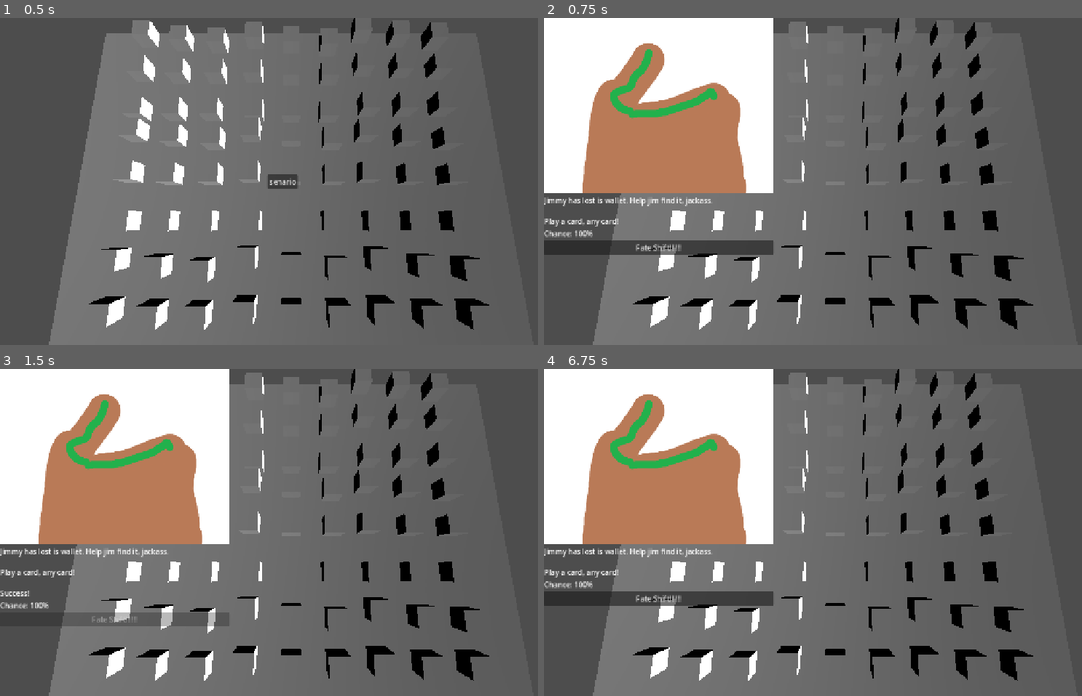
Above: before the commit, frames 1-4 (two rows, left to right).
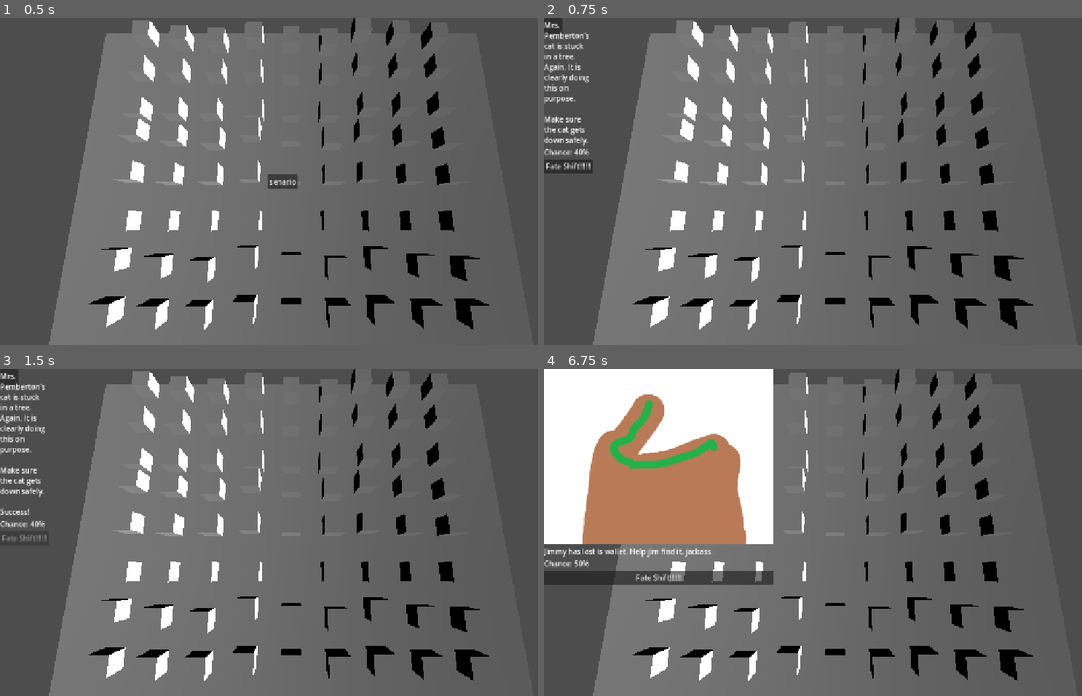
Above: after the commit, the same moments.

Repository: Cthulhu5227/GameOffShift
Game: Godot game, scene res://world.tscn
Two runs of this game, one before a commit and one after it. Both use one fixed random seed, a clock stepped at 60 frames per second and the inputs below.
Inputs:
- Up to frame 1 (0.5 s): no input
- Up to frame 2 (0.75 s): click "senario" at 0.5 s
- Up to frame 3 (1.5 s): click "Fate Shift!!!!!!" at 1.25 s
- Up to frame 4 (6.75 s): tap Enter at 2, 3.5, 5 s; tap Space at 2.75, 4.25, 5.75 s; click "senario" at 6.5 s

Frame 1 is identical in both runs. In frame 2, 25% of the frame differs, in the area x 0-43%, y 0-73%; in frame 3, 24%; in frame 4, 3.8%.

Commit message:
basic additonal scenarios

Diff:
--- /dev/null
+++ b/shift/data/scenarios/burnt_toast.tres
@@ -0,0 +1,29 @@
+[gd_resource type="Resource" script_class="ScenarioData" format=3 uid="uid://cq5frgb1wkm5e"]
+
+[ext_resource type="Script" uid="uid://b153hi2cfv6ba" path="res://senario_handlers/senario_data.gd" id="1_vf6nq"]
+
+[resource]
+script = ExtResource("1_vf6nq")
+scenario_text = "The smoke alarm is going off because Gary made toast. Gary has made toast every day for 40 years. Gary still cannot make toast.
+
+Gary needs help making toast. "
+the_fool = -0.55
+the_magician = 0.10000000000000009
+the_high_priestess = 0.10000000000000009
+the_empress = 0.3999999999999999
+the_emperor = 0.3999999999999999
+the_hierophant = -0.19999999999999996
+the_lovers = -0.020000000000000018
+the_chariot = -0.19999999999999996
+strength = -0.393
+the_hermit = -0.41600000000000004
+the_hanged_man = 0.236
+death = -0.483
+temperance = 0.6400000000000001
+the_devil = -0.393
+the_tower = 0.31499999999999995
+the_star = -0.348
+the_moon = 0.29200000000000004
+the_sun = -0.33699999999999997
+judgement = -0.281
+metadata/_custom_type_script = "uid://b153hi2cfv6ba"
--- /dev/null
+++ b/shift/data/scenarios/first_date.tres
@@ -0,0 +1,31 @@
+[gd_resource type="Resource" script_class="ScenarioData" format=3 uid="uid://rhv1pgorfbai"]
+
+[ext_resource type="Script" uid="uid://b153hi2cfv6ba" path="res://senario_handlers/senario_data.gd" id="1_vf6nq"]
+
+[resource]
+script = ExtResource("1_vf6nq")
+scenario_text = "Kevin is on a first date and has run out of things to say. He just told her about his favourite kind of gravel.
+
+Make Kevin succed on his date tn. "
+base_chance = 0.3
+the_fool = -0.798
+the_magician = -0.696
+the_high_priestess = 0.32600000000000007
+the_empress = 0.5510000000000002
+the_emperor = 0.4159999999999999
+the_hierophant = -0.46099999999999997
+the_lovers = 0.663
+strength = -0.19099999999999995
+the_hermit = -0.91
+justice = -0.506
+the_hanged_man = -0.371
+death = -0.5509999999999999
+temperance = 0.393
+the_devil = 0.393
+the_tower = -0.281
+the_star = 0.4610000000000001
+the_moon = 0.393
+the_sun = 0.43799999999999994
+judgement = -0.32599999999999996
+the_world = 0.32600000000000007
+metadata/_custom_type_script = "uid://b153hi2cfv6ba"
--- /dev/null
+++ b/shift/data/scenarios/goose_attack.tres
@@ -0,0 +1,33 @@
+[gd_resource type="Resource" script_class="ScenarioData" format=3 uid="uid://c2c5jjsu7m0x3"]
+
+[ext_resource type="Script" uid="uid://b153hi2cfv6ba" path="res://senario_handlers/senario_data.gd" id="1_vf6nq"]
+
+[resource]
+script = ExtResource("1_vf6nq")
+scenario_text = "A goose has taken over the park. It has no demands. It only wants violence.
+
+Curse the goose!"
+base_chance = 0.15
+the_fool = 0.4159999999999999
+the_magician = 0.43799999999999994
+the_high_priestess = -0.281
+the_empress = -0.30300000000000005
+the_emperor = -0.43799999999999994
+the_hierophant = -0.348
+the_lovers = -0.978
+the_chariot = 0.16900000000000004
+strength = -0.483
+the_hermit = 0.573
+wheel_of_fortune = -0.348
+justice = 0.5
+the_hanged_man = 0.6179999999999999
+death = 0.9630000000000001
+temperance = -0.753
+the_devil = 0.30000000000000004
+the_tower = 1.0
+the_star = 0.4610000000000001
+the_moon = 0.528
+the_sun = 0.528
+judgement = -0.596
+the_world = -0.528
+metadata/_custom_type_script = "uid://b153hi2cfv6ba"
--- /dev/null
+++ b/shift/data/scenarios/group_project.tres
@@ -0,0 +1,33 @@
+[gd_resource type="Resource" script_class="ScenarioData" format=3 uid="uid://cht8fng0oxh30"]
+
+[ext_resource type="Script" uid="uid://b153hi2cfv6ba" path="res://senario_handlers/senario_data.gd" id="1_vf6nq"]
+
+[resource]
+script = ExtResource("1_vf6nq")
+scenario_text = "The group project is due in an hour. Brad has contributed one slide. It says \"Introduction.\" That's it.
+
+Keep him in bed so everyone fails!"
+base_chance = 0.25
+the_fool = 0.32600000000000007
+the_magician = -0.685
+the_high_priestess = -0.596
+the_empress = -0.865
+the_emperor = -0.607
+the_hierophant = -0.483
+the_lovers = 0.371
+the_chariot = -0.573
+strength = -0.528
+the_hermit = 0.8540000000000001
+wheel_of_fortune = 0.573
+justice = -0.43799999999999994
+the_hanged_man = 1.0
+death = 0.5510000000000002
+temperance = -0.735
+the_devil = 0.506
+the_tower = -0.865
+the_star = -0.663
+the_moon = 0.6179999999999999
+the_sun = -0.685
+judgement = -0.46099999999999997
+the_world = 0.73
+metadata/_custom_type_script = "uid://b153hi2cfv6ba"
--- a/shift/data/scenarios/lost_wallet.tres
+++ b/shift/data/scenarios/lost_wallet.tres
@@ -5,8 +5,27 @@
 [resource]
 script = ExtResource("1_vf6nq")
 scenario_img = "uid://bqy0t3qitxsjj"
-scenario_text = "Jimmy has lost is wallet. Help jim find it, jackass.
-
-Play a card, any card!"
-base_chance = 1.0
+scenario_text = "Jimmy has lost is wallet. Help jim find it, jackass. "
+the_fool = -0.696
+the_magician = 0.716
+the_high_priestess = 0.48
+the_empress = 0.34299999999999997
+the_emperor = 0.17500000000000004
+the_hierophant = 0.30400000000000005
+the_lovers = -0.618
+the_chariot = -0.6759999999999999
+strength = -0.029000000000000026
+the_hermit = 0.40200000000000014
+wheel_of_fortune = 0.98
+justice = 0.5390000000000001
+the_hanged_man = -0.265
+death = -0.030000000000000027
+temperance = 0.5390000000000001
+the_devil = -0.265
+the_tower = 0.4610000000000001
+the_star = 0.34299999999999997
+the_moon = 0.40200000000000014
+the_sun = 0.48
+judgement = 0.30400000000000005
+the_world = 0.2450000000000001
 metadata/_custom_type_script = "uid://b153hi2cfv6ba"
--- /dev/null
+++ b/shift/data/scenarios/stuck_cat.tres
@@ -0,0 +1,33 @@
+[gd_resource type="Resource" script_class="ScenarioData" format=3 uid="uid://jv811w6gf07h"]
+
+[ext_resource type="Script" uid="uid://b153hi2cfv6ba" path="res://senario_handlers/senario_data.gd" id="1_vf6nq"]
+
+[resource]
+script = ExtResource("1_vf6nq")
+scenario_text = "Mrs. Pemberton's cat is stuck in a tree. Again. It is clearly doing this on purpose.
+
+Make sure the cat gets down safely. "
+base_chance = 0.4
+the_fool = -0.528
+the_magician = 0.843
+the_high_priestess = -0.91
+the_empress = 0.472
+the_emperor = 0.685
+the_hierophant = -0.371
+the_lovers = 0.34799999999999986
+the_chariot = 0.528
+strength = 0.371
+the_hermit = 0.5960000000000001
+wheel_of_fortune = 0.7749999999999999
+justice = -0.64
+the_hanged_man = -0.64
+death = -0.573
+temperance = -0.64
+the_devil = 0.371
+the_tower = 0.43799999999999994
+the_star = 0.30299999999999994
+the_moon = 0.371
+the_sun = 0.07499999999999996
+judgement = 0.08000000000000007
+the_world = 0.393
+metadata/_custom_type_script = "uid://b153hi2cfv6ba"
--- a/shift/senario_handlers/senario_data.gd
+++ b/shift/senario_handlers/senario_data.gd
@@ -7,32 +7,32 @@
 @export_range(0.0, 1.0) var base_chance: float = 0.5
 
 @export_group("Major Arcana 0-7")
-@export_range(0.0, 1.0) var the_fool: float = 0.0
-@export_range(0.0, 1.0) var the_magician: float = 0.0
-@export_range(0.0, 1.0) var the_high_priestess: float = 0.0
-@export_range(0.0, 1.0) var the_empress: float = 0.0
-@export_range(0.0, 1.0) var the_emperor: float = 0.0
-@export_range(0.0, 1.0) var the_hierophant: float = 0.0
-@export_range(0.0, 1.0) var the_lovers: float = 0.0
-@export_range(0.0, 1.0) var the_chariot: float = 0.0
+@export_range(-1.0, 1.0) var the_fool: float = 0.0
+@export_range(-1.0, 1.0) var the_magician: float = 0.0
+@export_range(-1.0, 1.0) var the_high_priestess: float = 0.0
+@export_range(-1.0, 1.0) var the_empress: float = 0.0
+@export_range(-1.0, 1.0) var the_emperor: float = 0.0
+@export_range(-1.0, 1.0) var the_hierophant: float = 0.0
+@export_range(-1.0, 1.0) var the_lovers: float = 0.0
+@export_range(-1.0, 1.0) var the_chariot: float = 0.0
 
 @export_group("Major Arcana 8-14")
-@export_range(0.0, 1.0) var strength: float = 0.0
-@export_range(0.0, 1.0) var the_hermit: float = 0.0
-@export_range(0.0, 1.0) var wheel_of_fortune: float = 0.0
-@export_range(0.0, 1.0) var justice: float = 0.0
-@export_range(0.0, 1.0) var the_hanged_man: float = 0.0
-@export_range(0.0, 1.0) var death: float = 0.0
-@export_range(0.0, 1.0) var temperance: float = 0.0
+@export_range(-1.0, 1.0) var strength: float = 0.0
+@export_range(-1.0, 1.0) var the_hermit: float = 0.0
+@export_range(-1.0, 1.0) var wheel_of_fortune: float = 0.0
+@export_range(-1.0, 1.0) var justice: float = 0.0
+@export_range(-1.0, 1.0) var the_hanged_man: float = 0.0
+@export_range(-1.0, 1.0) var death: float = 0.0
+@export_range(-1.0, 1.0) var temperance: float = 0.0
 
 @export_group("Major Arcana 15-21")
-@export_range(0.0, 1.0) var the_devil: float = 0.0
-@export_range(0.0, 1.0) var the_tower: float = 0.0
-@export_range(0.0, 1.0) var the_star: float = 0.0
-@export_range(0.0, 1.0) var the_moon: float = 0.0
-@export_range(0.0, 1.0) var the_sun: float = 0.0
-@export_range(0.0, 1.0) var judgement: float = 0.0
-@export_range(0.0, 1.0) var the_world: float = 0.0
+@export_range(-1.0, 1.0) var the_devil: float = 0.0
+@export_range(-1.0, 1.0) var the_tower: float = 0.0
+@export_range(-1.0, 1.0) var the_star: float = 0.0
+@export_range(-1.0, 1.0) var the_moon: float = 0.0
+@export_range(-1.0, 1.0) var the_sun: float = 0.0
+@export_range(-1.0, 1.0) var judgement: float = 0.0
+@export_range(-1.0, 1.0) var the_world: float = 0.0
 
 const CARD_NAMES = [
 	"the_fool", "the_magician", "the_high_priestess", "the_empress",
